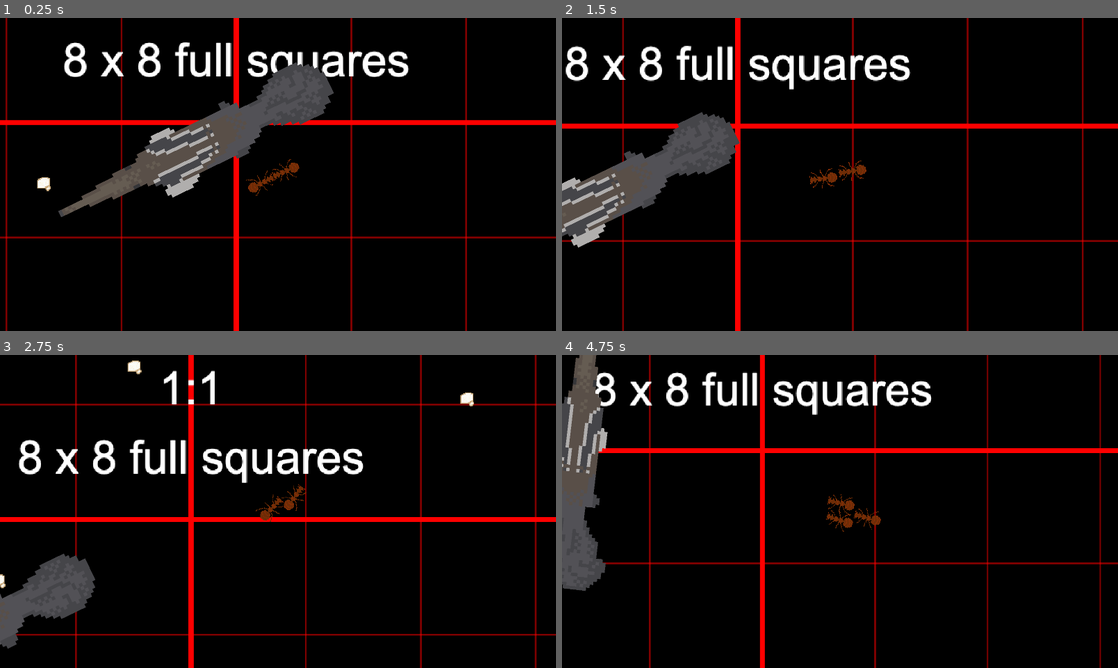
Above: before the commit, frames 1-4 (two rows, left to right).
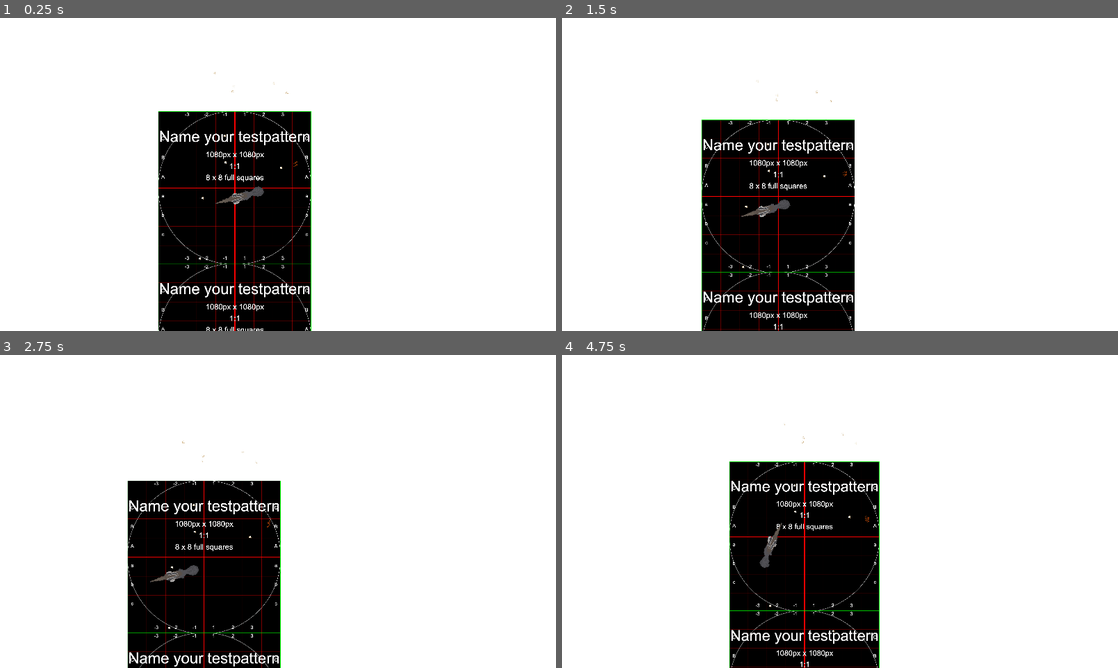
Above: after the commit, the same moments.

Repository: emilijaMarija/ants
Game: Godot game, scene res://game_scene.tscn
The game is run twice, just before and just after one commit, with the same random seed, the same clock (stepped at 60 frames per second) and the same inputs.
Inputs (mouse positions are in pixels of both pictures, inside the frame that each line leads up to):
- Up to frame 1 (0.25 s): no input
- Up to frame 2 (1.5 s): move the mouse to (962, 158) at 0.52 s; move the mouse to (728, 190) at 1.27 s
- Up to frame 3 (2.75 s): move the mouse to (333, 442) at 2.02 s
- Up to frame 4 (4.75 s): move the mouse to (812, 574) at 2.77 s; move the mouse to (1006, 558) at 3.52 s; move the mouse to (673, 464) at 4.27 s

The runs differ from the first frame. In frame 1, 85% of the frame differs, in the area x 0-100%, y 0-100%; in frame 2, 84%; in frame 3, 85%; in frame 4, 84%.

Commit message:
Anteater patroling/chasing states

Diff:
--- a/anteater/anteater.gd
+++ b/anteater/anteater.gd
@@ -4,9 +4,16 @@
 @export var path: NodePath
 
 @onready var _anim = $AnimatedSprite2D
+@onready var _sniff_area: Area2D = $"Sniff area"
+
+enum { STATE_CHASING, STATE_PATROLLING }
 
 var patrol_points
 var patrol_index = 0
+
+var target: Node2D
+
+var state = STATE_PATROLLING
 
 const move_speed = 100.0
 
@@ -20,11 +27,34 @@
 func _process(delta: float) -> void:
 	pass
 
-func _physics_process(delta: float):
+func patrol(delta: float) -> void:
 	var target = patrol_points[patrol_index]
 	if position.distance_to(target) < 1:
 		patrol_index = wrapi(patrol_index + 1, 0, patrol_points.size())
 		target = patrol_points[patrol_index]
 	velocity = (target - position).normalized() * move_speed
+
+func chase(delta: float) -> void:
+	velocity = (target.position - position).normalized() * move_speed
+
+func _physics_process(delta: float):
+	if state == STATE_PATROLLING:
+		patrol(delta)
+	else:
+		chase(delta)
+
 	rotation = velocity.angle() + deg_to_rad(90)
 	move_and_slide()
+
+
+func _on_sniff_area_body_entered(body: Node2D) -> void:
+	if body.is_in_group("ants"):
+		target = body
+		state = STATE_CHASING
+
+
+func _on_sniff_area_body_exited(body: Node2D) -> void:
+	for b in _sniff_area.get_overlapping_bodies():
+		if b.is_in_group("ants"):
+			return
+	state = STATE_PATROLLING
--- a/anteater/anteater.tscn
+++ b/anteater/anteater.tscn
@@ -38,6 +38,10 @@
 radius = 20.67
 height = 328.67
 
+[sub_resource type="CapsuleShape2D" id="CapsuleShape2D_ck0db"]
+radius = 328.12
+height = 656.24
+
 [node name="Anteater" type="CharacterBody2D"]
 script = ExtResource("1_5buyl")
 
@@ -49,3 +53,11 @@
 [node name="CollisionShape2D" type="CollisionShape2D" parent="."]
 rotation = -0.000188623
 shape = SubResource("CapsuleShape2D_y8a68")
+
+[node name="Sniff area" type="Area2D" parent="."]
+
+[node name="Sniff collision radius" type="CollisionShape2D" parent="Sniff area"]
+shape = SubResource("CapsuleShape2D_ck0db")
+
+[connection signal="body_entered" from="Sniff area" to="." method="_on_sniff_area_body_entered"]
+[connection signal="body_exited" from="Sniff area" to="." method="_on_sniff_area_body_exited"]
--- a/game_scene.tscn
+++ b/game_scene.tscn
@@ -28,12 +28,13 @@
 path = NodePath("../Path2D")
 
 [node name="Camera2D" type="Camera2D" parent="."]
-zoom = Vector2(3, 3)
+zoom = Vector2(0.5, 0.5)
 position_smoothing_enabled = true
 
 [node name="Ants" type="Node" parent="."]
 
 [node name="Ant" parent="Ants" groups=["ants"] instance=ExtResource("1_o4o3v")]
+position = Vector2(396, -254)
 
 [node name="Sugars" type="Node2D" parent="."]
 
Not shown: 1 places in anteater/anteater.tscn that only renumber resources
Not shown, added: assets/hill.png.import
Not shown, added: assets/hill_ants/hill_ants1.png.import
Not shown, added: assets/hill_ants/hill_ants2.png.import
Not shown, added: assets/hill_ants/hill_ants3.png.import
Not shown, added: assets/hill_ants/hill_ants4.png.import
Not shown, added: assets/hill_ants/hill_ants5.png.import
Not shown, added: assets/hill_ants/hill_ants6.png.import
Not shown, added: assets/hill_ants/hill_ants7.png.import
